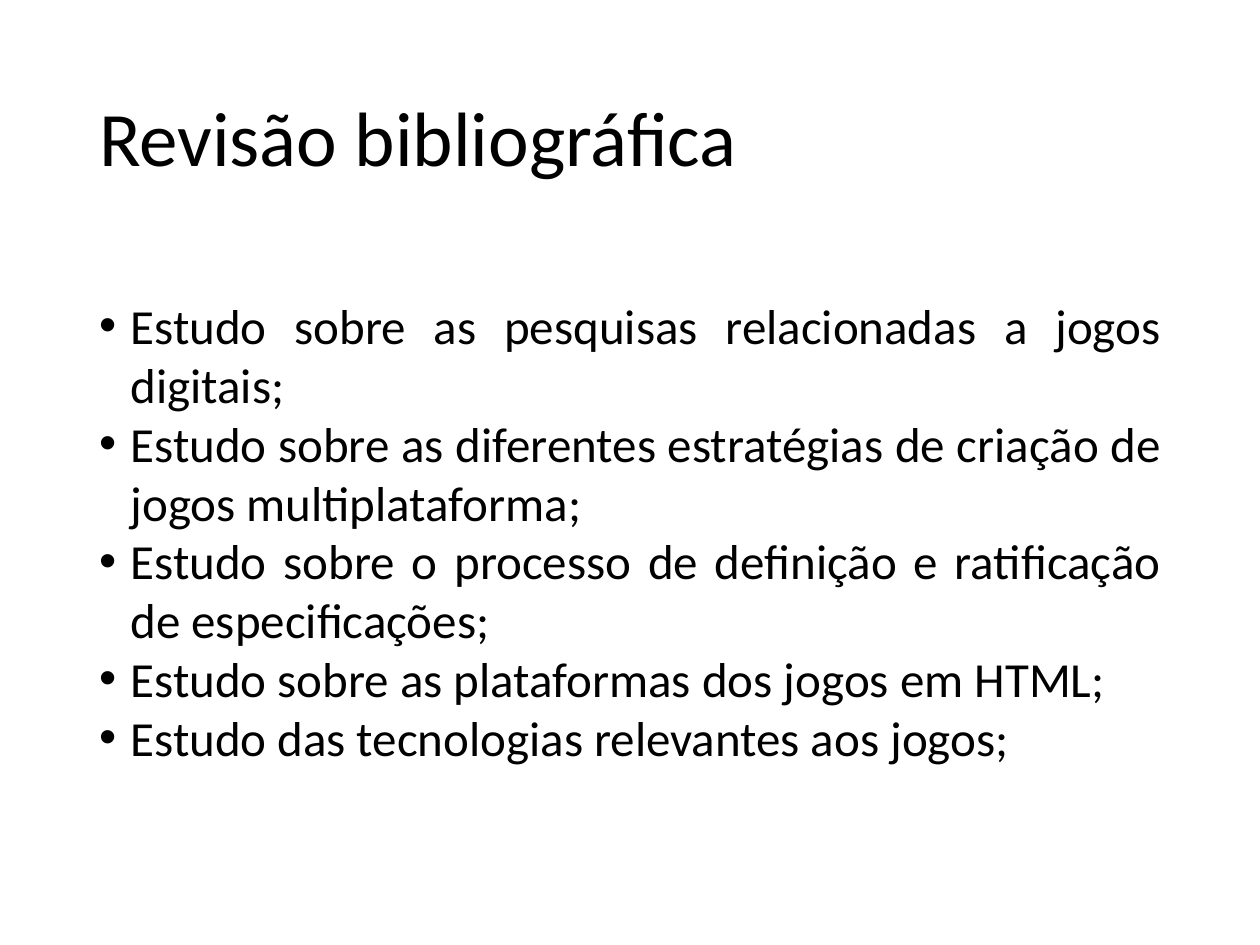
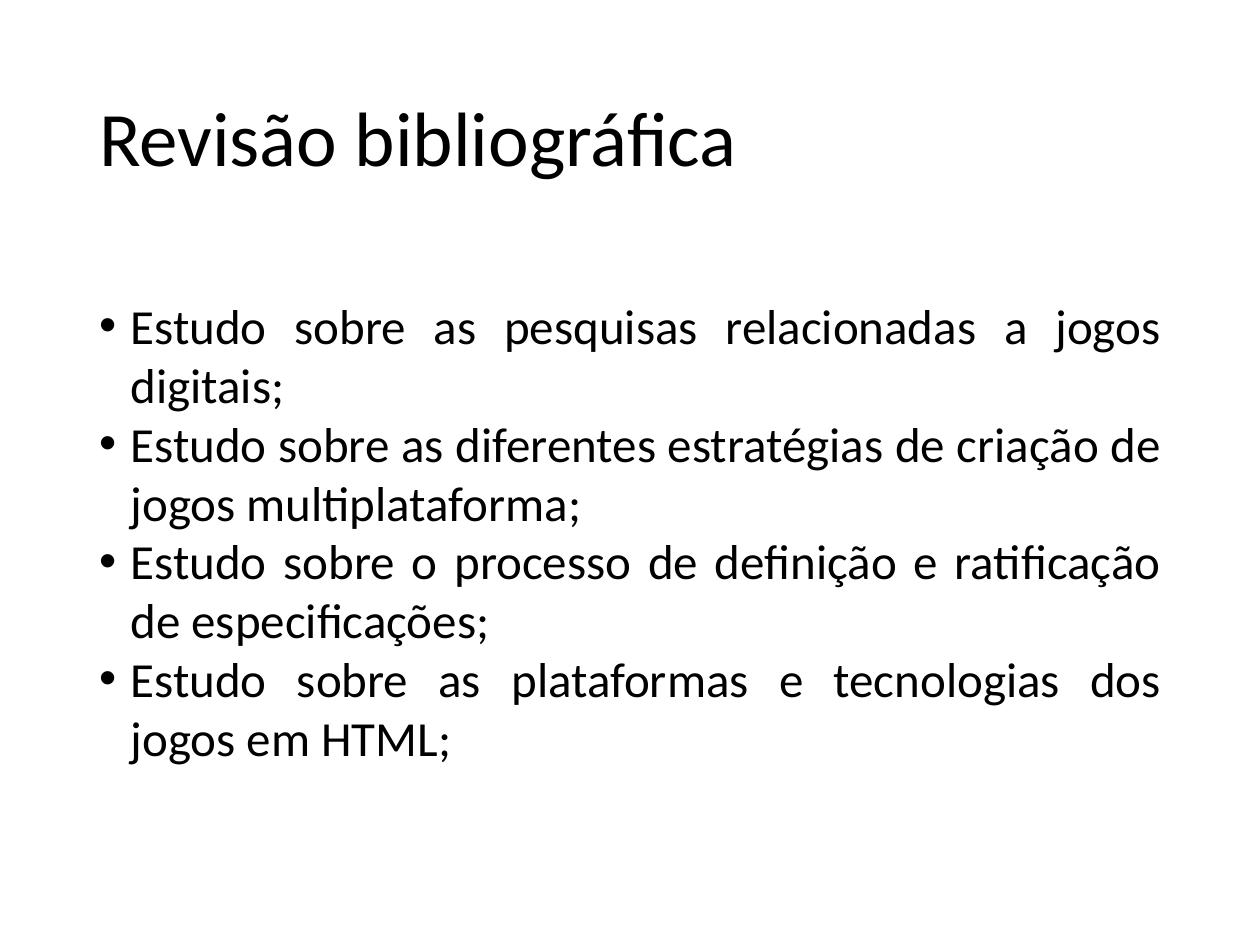
Before and after one commit to jeanCarloMachado/htmlLimitations, a slide deck: slide 9 of LimitacoesHTMLJogosMultiplataforma.odp (slide 10 before the commit). Drawn at 1260x945 pixels with LibreOffice and Linux fonts; fonts in the diff are those of the drawing; background and template pictures are left out. Boxes give left, top, right and bottom in pixels: in the first picture for what was removed or moved away, otherwise in the second. Text is boxed around its words. In the diff, an @@ line names an element or a change of style, - is before the commit and + after.

```diff
--- a/LimitacoesHTMLJogosMultiplataforma.odp
+++ b/LimitacoesHTMLJogosMultiplataforma.odp
@@ text at <box>131,663,1161,765</box>: text changed @@
-• Estudo sobre as plataformas dos jogos em HTML;
-• Estudo das tecnologias relevantes aos jogos;
+• Estudo sobre as plataformas e tecnologias dos jogos em HTML;
```
Also in this commit, not shown: 10 other slides changed, 3 slides removed, 1 other file.
